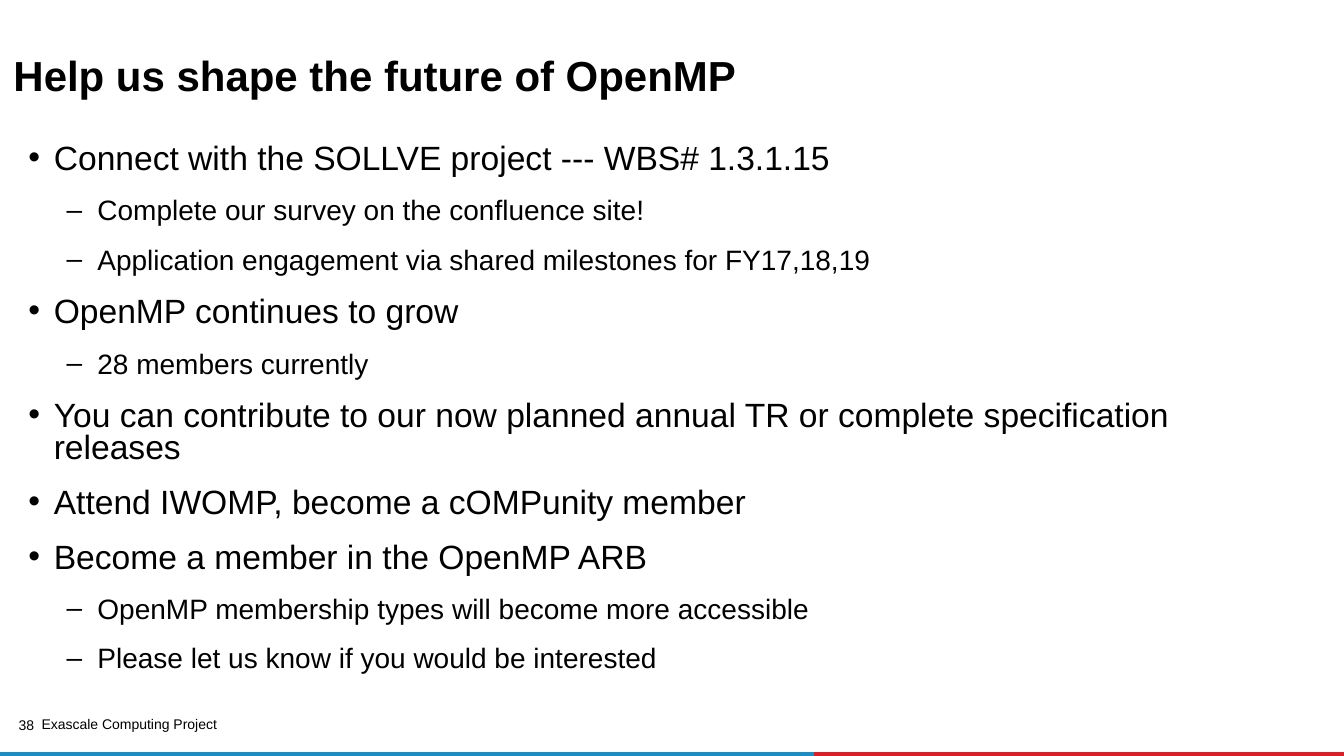
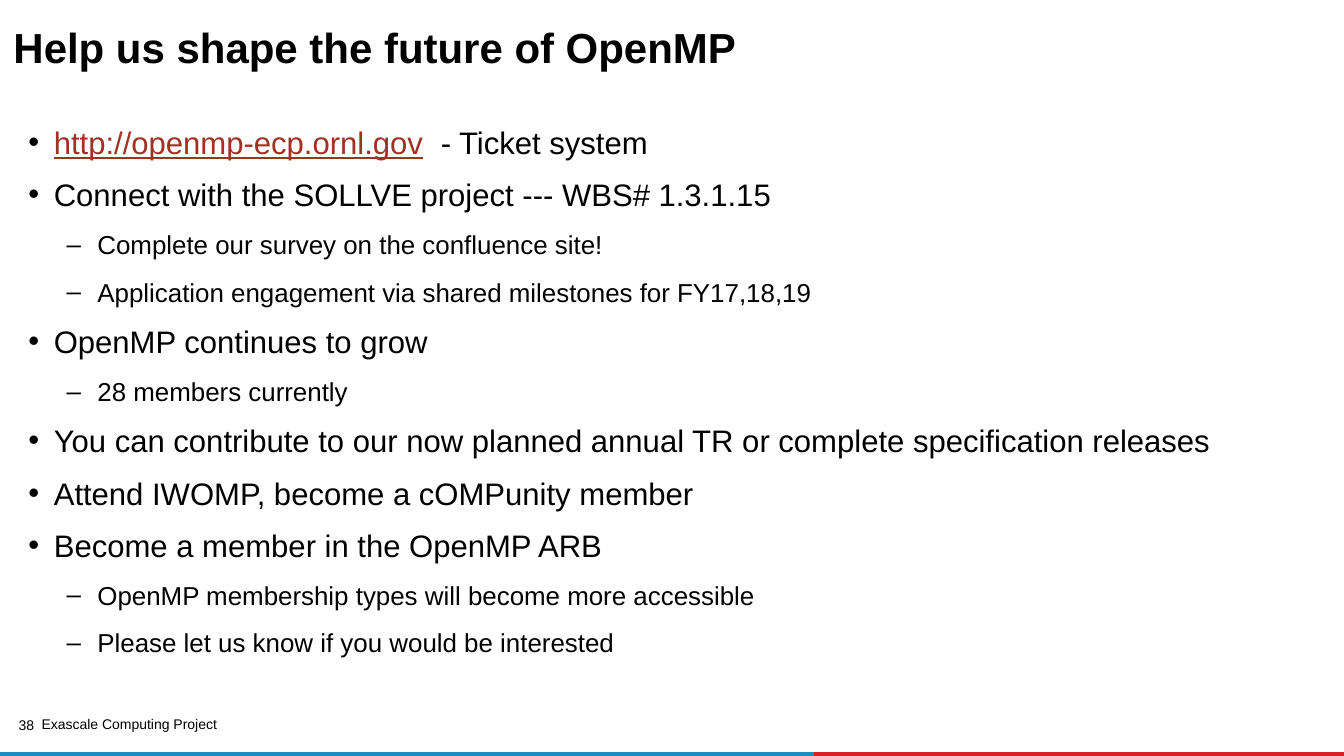
Before and after one commit to kongm/ecp-openmp-material, a slide deck: slide 38 of MPI-OpenMP-tutorial.pptx. Drawn at 1344x756 pixels with LibreOffice and Linux fonts; fonts in the diff are those of the drawing; background and template pictures are left out. Boxes give left, top, right and bottom in pixels: in the first picture for what was removed or moved away, otherwise in the second. Text is boxed around its words. In the diff, an @@ line names an element or a change of style, - is before the commit and + after.

Commit message:
more changes

```diff
--- a/MPI-OpenMP-tutorial.pptx
+++ b/MPI-OpenMP-tutorial.pptx
@@ title "Help us shape the future ..." moved from (x1=13, y1=60, x2=736, y2=100) to (x1=13, y1=32, x2=736, y2=72) @@
@@ text "http://openmp-ecp.ornl.gov - Ticket system" moved from (x1=54, y1=145, x2=1169, y2=674) to (x1=54, y1=131, x2=1209, y2=658) @@
@@ text at (x1=54, y1=131, x2=647, y2=160): paragraph added @@
+• http://openmp-ecp.ornl.gov - Ticket system
@@ text at (x1=54, y1=183, x2=1209, y2=658): size 24 to 22.2 pt in "Connect with the SOLLVE project --- WBS# ...", "OpenMP continues to grow", "You can contribute to our now planned ...", "Attend IWOMP, become a cOMPunity member" and 1 more places; size 20 to 18.5 pt in "Complete our survey on the confluence site!", "Application engagement via shared milestones for FY17,18,19", "28 members currently", "OpenMP membership types will become more accessible" and 1 more places @@
```
